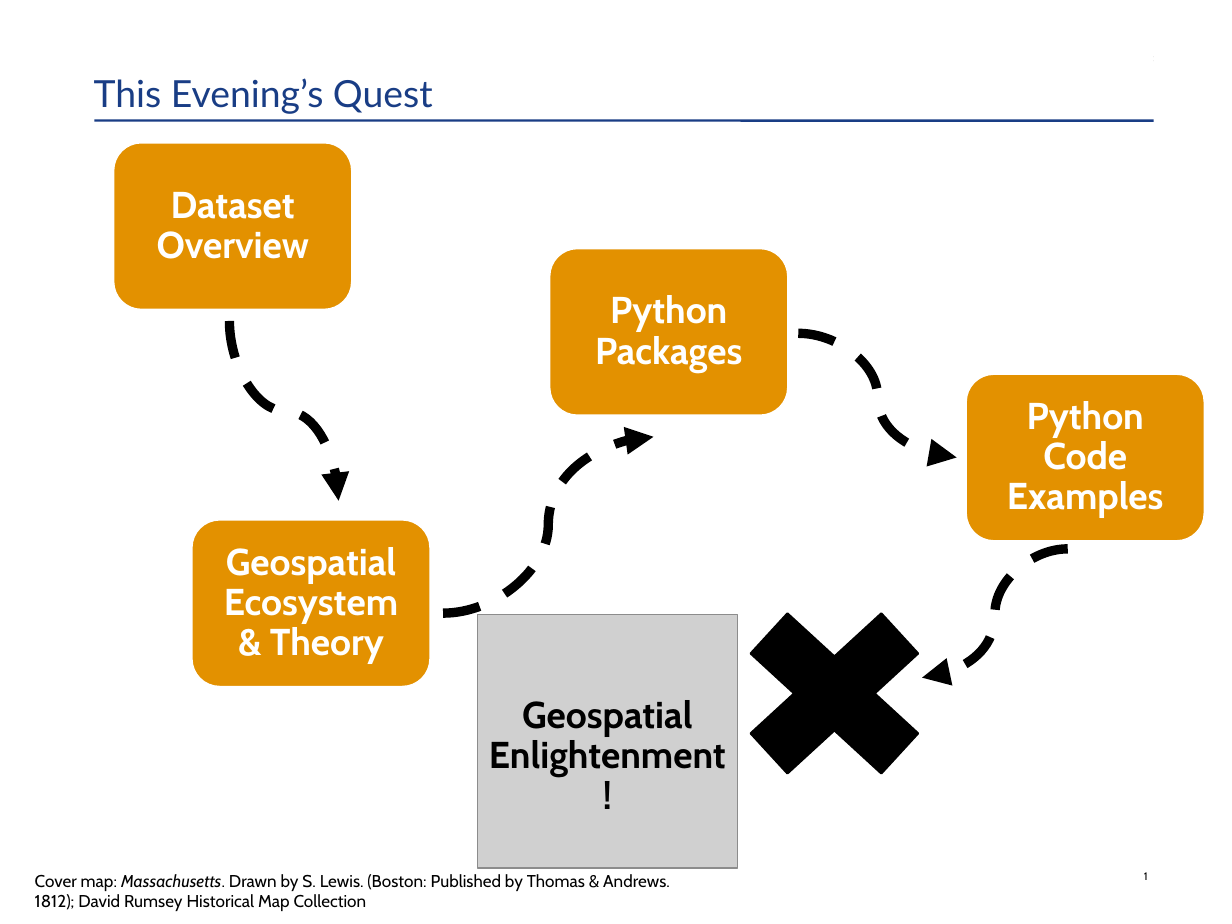
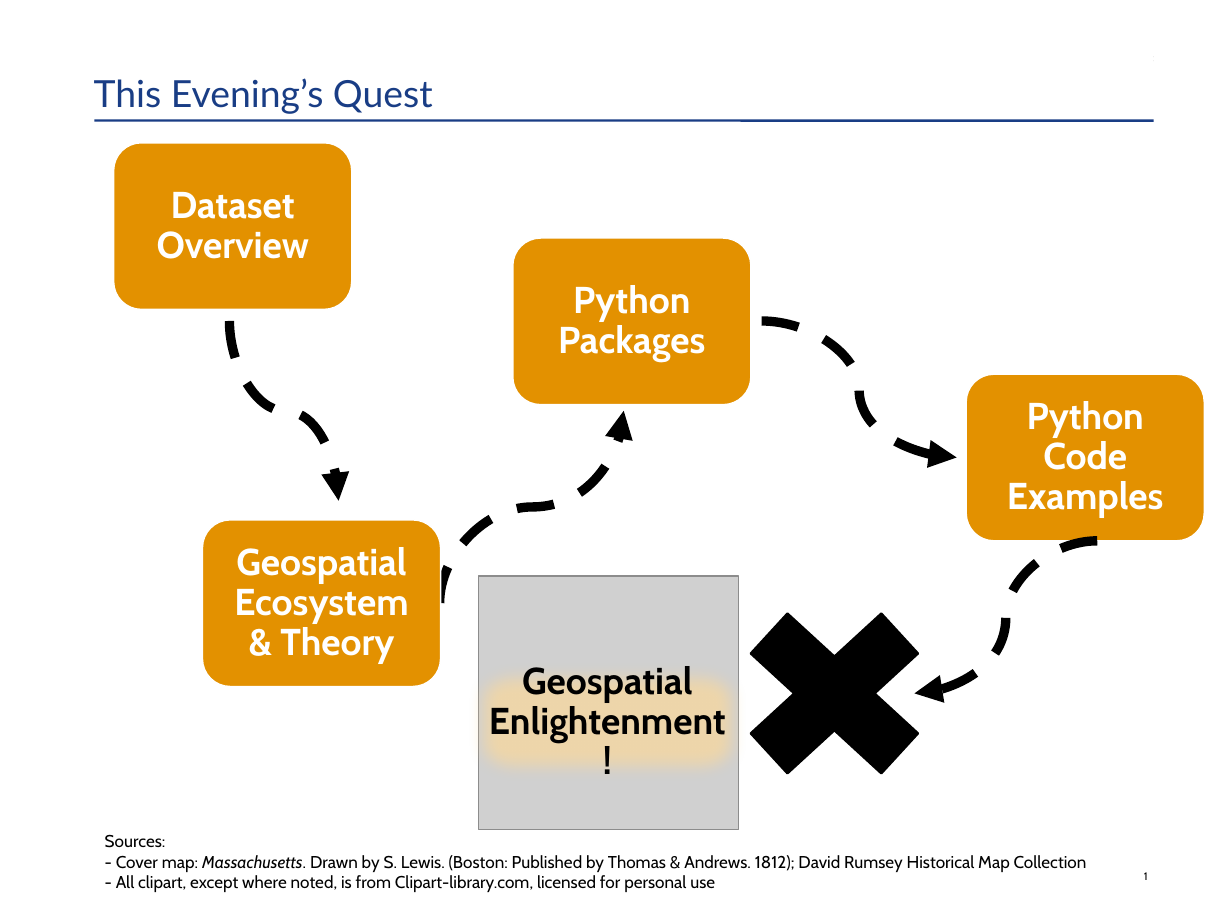
Before and after one commit to HKuz/Geospatial_Overview, a slide deck: slide 2 of BOS-PY_Presentation/OverviewOfUsingGeospatialDataInPython.pptx. Drawn at 1232x924 pixels with LibreOffice and Linux fonts; fonts in the diff are those of the drawing; grey boxes stand for pictures. Boxes give left, top, right and bottom in pixels: in the first picture for what was removed or moved away, otherwise in the second. Text is boxed around its words. In the diff, an @@ line names an element or a change of style, - is before the commit and + after.

Commit message:
feat: update presentation slides and images

```diff
--- a/BOS-PY_Presentation/OverviewOfUsingGeospatialDataInPython.pptx
+++ b/BOS-PY_Presentation/OverviewOfUsingGeospatialDataInPython.pptx
@@ freeform shape "Python Packages": place and size @@
-freeform shape "Python Packages" at [550,249,788,416]
+freeform shape "Python Packages" at [513,237,752,404]
@@ curved arrow moved from (799, 334) - (956, 457) to (762, 321) - (956, 457) @@
@@ curved arrow moved from (444, 613) - (654, 437) to (439, 604) - (624, 411) @@
@@ freeform shape "Geospatial Ecosystem & Theory": place and size @@
-freeform shape "Geospatial Ecosystem & Theory" at [192,520,430,687]
+freeform shape "Geospatial Ecosystem & Theory" at [203,520,441,687]
@@ curved arrow moved from (1067, 549) - (922, 678) to (1098, 541) - (914, 693) @@
@@ picture: place and size @@
-picture at [477,614,737,868]
+picture at [478,576,738,830]
@@ free removed at [467,673,748,840] @@
-Geospatial Enlightenment!
@@ freeform shape added at [467,662,748,783], fill #FFDA97 at 65% opacity, 24 pt, text #000000, bold @@
+Geospatial Enlightenment!
@@ text at [105,834,1087,892]: text changed @@
-Cover map: Massachusetts. Drawn by S. Lewis. (Boston: Published by Thomas & Andrews. 1812); David Rumsey Historical Map Collection
+Sources:
+- Cover map: Massachusetts. Drawn by S. Lewis. (Boston: Published by Thomas & Andrews. 1812); David Rumsey Historical Map Collection
+- All clipart, except where noted, is from Clipart-library.com, licensed for personal use
```
Also in this commit, not shown: 7 other slides changed, 7 slides removed, 16 other files.
